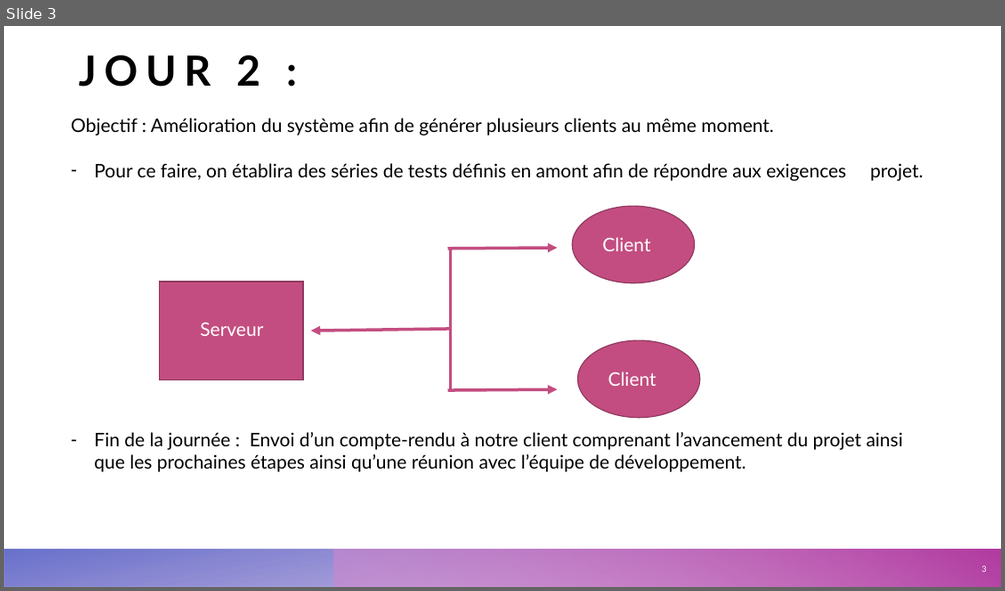
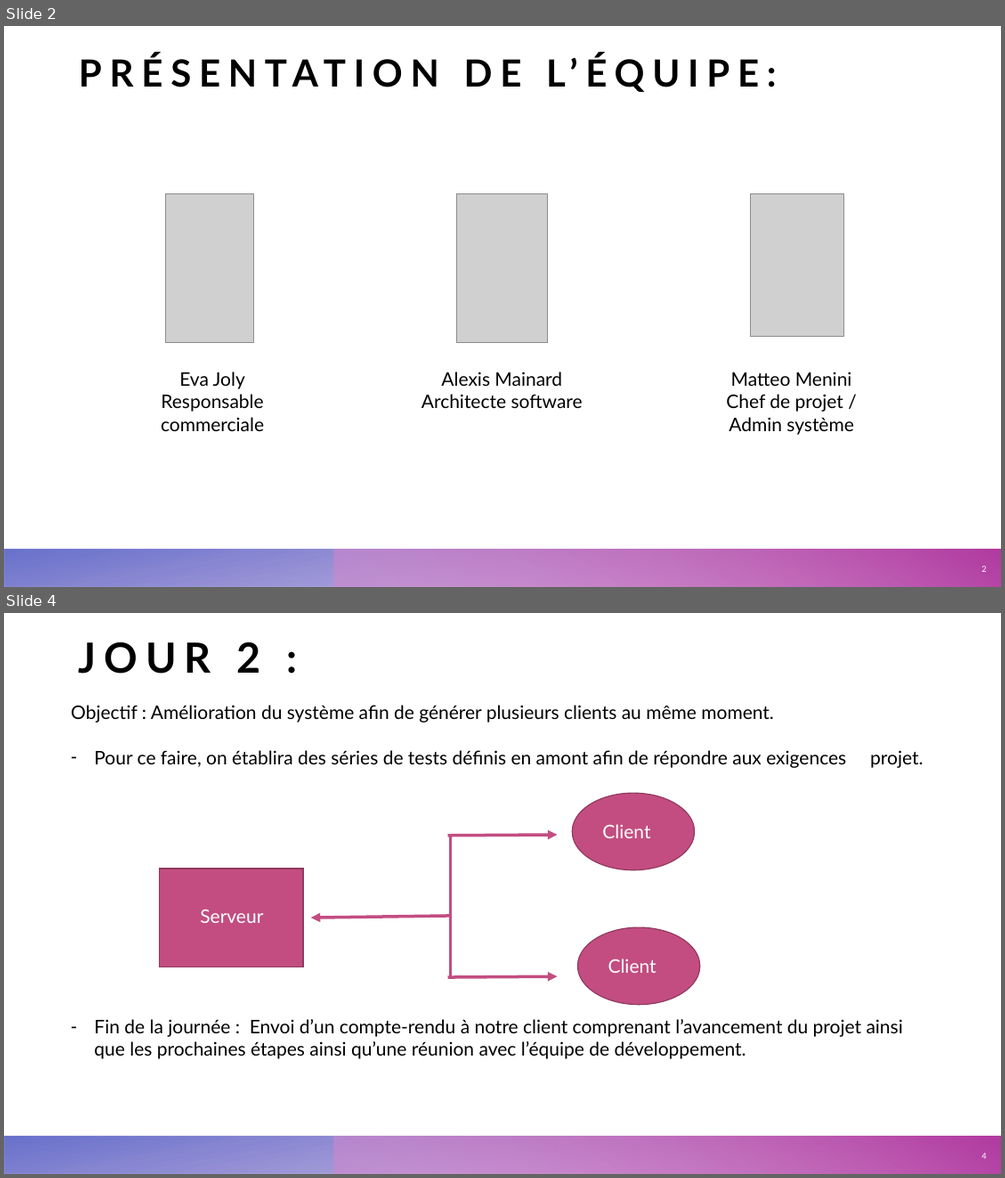
Before and after one commit to Eva-Joly/ReponsAtout, a slide deck: ReponsAtout.pptx. Shown one above the other, each under a label of ours: slide 3 before the commit, slides 2 and 4 after it; the slides between them are not shown. The pictures are 1005x591 and 1005x1178 pixels, drawn with LibreOffice and Linux fonts; fonts in the diff are those of the drawing; grey boxes stand for pictures. Boxes give left, top, right and bottom in pixels: in the first picture for what was removed or moved away, otherwise in the second. Text is boxed around its words. In the diff, an @@ line names an element or a change of style, - is before the commit and + after.

```diff
--- a/ReponsAtout.pptx
+++ b/ReponsAtout.pptx
@@ slide 2 added at [4, 26, 1001, 587], background #FFFFFF; not listed: 2 template elements that a slide beside it also shows @@
@@ title added at [546, 58, 578, 87], 36 pt, text #000000, bold @@
+PRÉSENTATION DE L’ÉQUIPE:
@@ picture added at [165, 193, 254, 342] @@
@@ picture added at [457, 193, 548, 342] @@
@@ picture added at [751, 193, 844, 337] @@
@@ text added at [161, 371, 264, 431], 18 pt, text #000000 @@
+Eva Joly
+Responsable commerciale
@@ text added at [421, 371, 582, 408], 18 pt, text #000000 @@
+Alexis Mainard
+Architecte software
@@ text added at [726, 371, 854, 435], 18 pt, text #000000 @@
+Matteo Menini
+Chef de projet / Admin système
@@ page number added at [981, 565, 986, 572], 8 pt, text #FFFFFF @@
+2
@@ what was slide 3 is now slide 4 @@
@@ page number at [981, 1152, 986, 1159]: text changed @@
-3
+4
```
Also in this commit, not shown: 2 slides changed.
